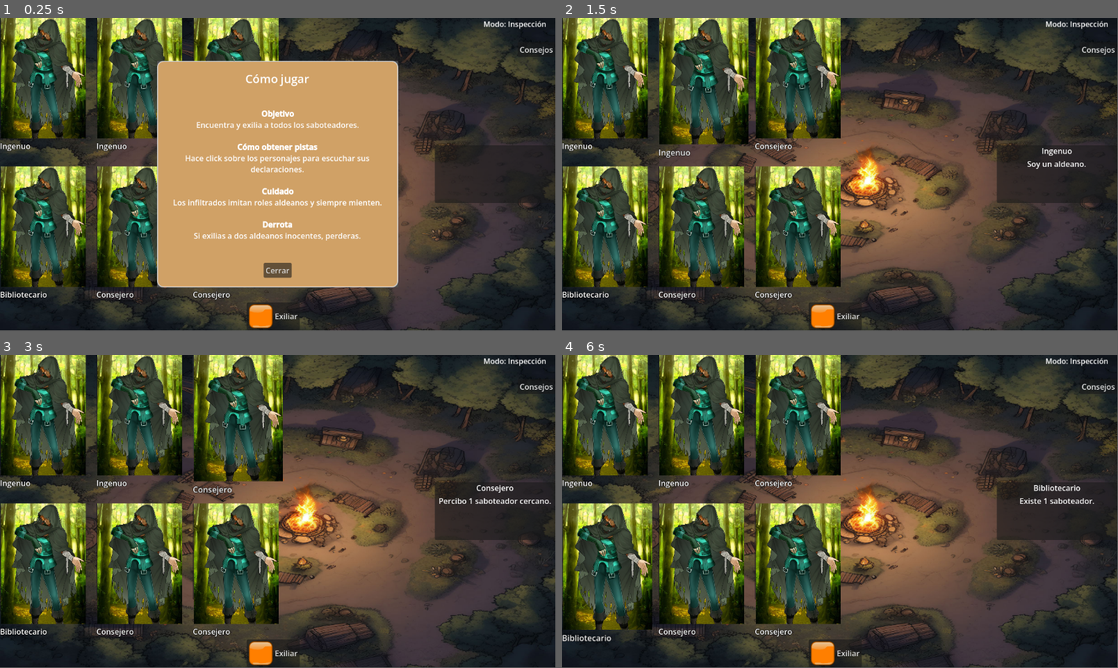
Above: before the commit, frames 1-4 (two rows, left to right).
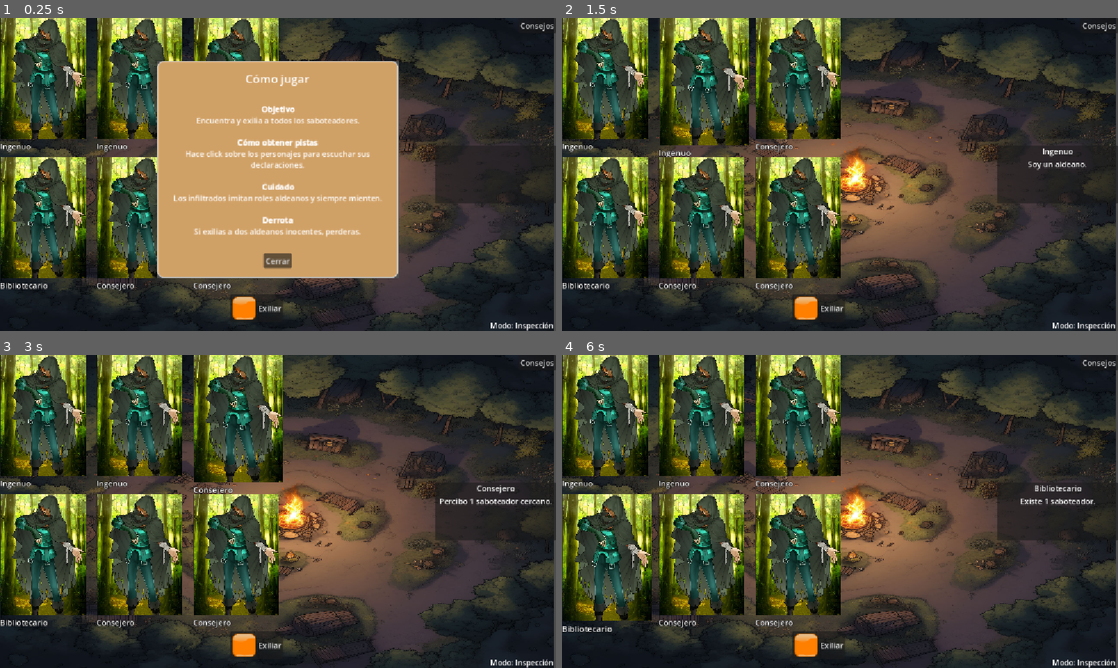
Above: after the commit, the same moments.

Repository: ZekielAsh/Witchwoods
Game: Godot game, scene res://main.tscn
The game is run twice, just before and just after one commit, with the same random seed, the same clock (stepped at 60 frames per second) and the same inputs.
Inputs (mouse positions are in pixels of both pictures, inside the frame that each line leads up to; where the layout moved, square brackets give the same spot in the first picture):
- Up to frame 1 (0.25 s): no input
- Up to frame 2 (1.5 s): click (589, 61) [589, 64] at 0.5 s; click (689, 64) at 1.27 s
- Up to frame 3 (3 s): click (127, 405) at 2.02 s; click (222, 401) at 2.77 s
- Up to frame 4 (6 s): click (689, 398) at 3.52 s; click (784, 398) at 4.27 s; click (784, 405) at 5.02 s; click (589, 552) at 5.77 s
The window is 799x449 before the commit and 800x450 after it. Grey fills any space a smaller window leaves; there, only what the larger window draws over its background counts as a difference.

The runs differ from the first frame. In frame 1, 27% of the frame differs, in the area x 0-100%, y 0-100%; in frame 2, 33%; in frame 3, 33%; in frame 4, 33%.

Commit message:
Fix de escalado para export

Diff:
--- a/cards/character_card.tscn
+++ b/cards/character_card.tscn
@@ -4,7 +4,7 @@
 [ext_resource type="Texture2D" uid="uid://1urv2jdeqc7j" path="res://assets/textures/Trapper.jpg" id="2_wrcus"]
 
 [node name="CharacterCard" type="Button" unique_id=87994109]
-custom_minimum_size = Vector2(120, 200)
+custom_minimum_size = Vector2(120, 180)
 offset_right = 180.0
 offset_bottom = 320.0
 mouse_default_cursor_shape = 2
--- a/main.tscn
+++ b/main.tscn
@@ -23,14 +23,15 @@
 script = ExtResource("1_ig7tw")
 
 [node name="Background" type="TextureRect" parent="." unique_id=1917468525]
-layout_mode = 0
-offset_left = -2.0
-offset_top = -29.000004
-offset_right = 1278.0
-offset_bottom = 1251.0
-scale = Vector2(0.93966246, 0.5595907)
+layout_mode = 1
+anchors_preset = 15
+anchor_right = 1.0
+anchor_bottom = 1.0
+grow_horizontal = 2
+grow_vertical = 2
+scale = Vector2(0.9970783, 1.0005449)
 texture = ExtResource("2_7mycd")
-stretch_mode = 3
+expand_mode = 1
 
 [node name="GameManager" type="Node" parent="." unique_id=1314624054]
 script = ExtResource("3_h2yge")
@@ -59,6 +60,8 @@
 anchors_preset = 10
 anchor_right = 1.0
 grow_horizontal = 2
+size_flags_horizontal = 3
+size_flags_vertical = 3
 theme_override_constants/h_separation = 80
 theme_override_constants/v_separation = 108
 columns = 4
--- a/project.godot
+++ b/project.godot
@@ -15,6 +15,11 @@
 config/features=PackedStringArray("4.6", "Forward Plus")
 config/icon="res://icon.svg"
 
+[display]
+
+window/stretch/mode="canvas_items"
+window/stretch/aspect="expand"
+
 [editor]
 
 version_control/autoload_on_startup=true
--- a/ui/game_hud.tscn
+++ b/ui/game_hud.tscn
@@ -16,9 +16,17 @@
 offset_bottom = 630.0
 
 [node name="HBoxContainer" type="HBoxContainer" parent="Control" unique_id=2128090119]
-layout_mode = 0
-offset_right = 40.0
-offset_bottom = 40.0
+layout_mode = 1
+anchors_preset = 7
+anchor_left = 0.5
+anchor_top = 1.0
+anchor_right = 0.5
+anchor_bottom = 1.0
+offset_left = -29.0
+offset_top = -58.0
+offset_right = 29.0
+grow_horizontal = 2
+grow_vertical = 0
 
 [node name="ExileButton" type="Button" parent="Control/HBoxContainer" unique_id=1121671648]
 unique_name_in_owner = true
@@ -26,10 +34,15 @@
 icon = ExtResource("2_io01e")
 
 [node name="ModeLabel" type="Label" parent="." unique_id=680664405]
-offset_left = 1003.00006
-offset_top = 1.0
-offset_right = 1043.0
-offset_bottom = 24.0
+anchors_preset = 3
+anchor_left = 1.0
+anchor_top = 1.0
+anchor_right = 1.0
+anchor_bottom = 1.0
+offset_left = -40.0
+offset_top = -23.0
+grow_horizontal = 0
+grow_vertical = 0
 scale = Vector2(0.963932, 0.97694755)
 
 [node name="HelpButton" type="Button" parent="." unique_id=35945442]
@@ -37,8 +50,7 @@
 anchor_left = 1.0
 anchor_right = 1.0
 offset_left = -78.0
-offset_top = 50.0
-offset_bottom = 81.0
+offset_bottom = 31.0
 grow_horizontal = 0
 text = "Consejos"
 
Not shown, added: export_presets.cfg
